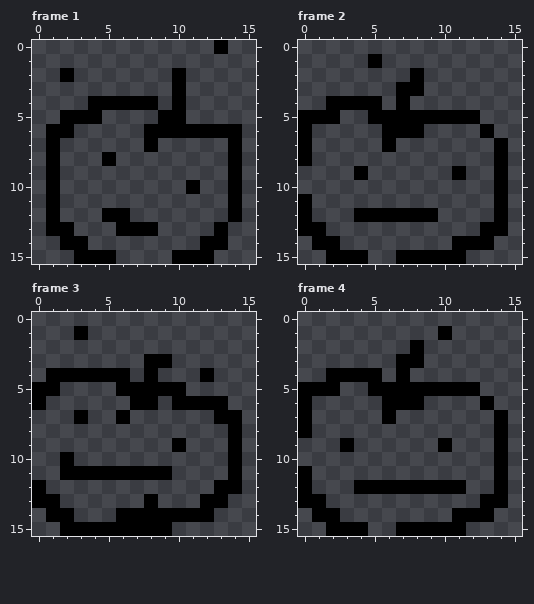
A pixel-art file gets an edit: assets/items/apple.aseprite. Above is the file before it was changed.
16x16 pixels, 4 frames. Shown: frame 1, frame 2, frame 3, frame 4.
The result:
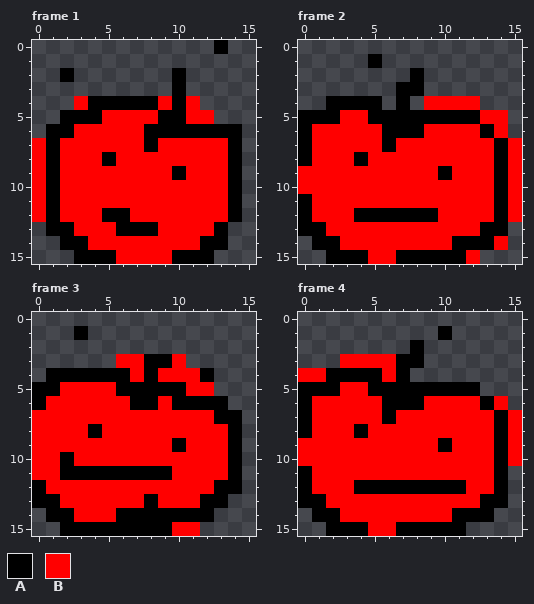
Palette (. is transparent): A #000000  B #ff0000
Change:
layer "bg" added
Frame 1, layers "Flattened", "bg":
y 4: x 3 . -> B; x 9 . -> B; x 11 . -> B
y 5: x 5..8 .... -> BBBB; x 11..12 .. -> BB
y 6: x 3..7 ..... -> BBBBB
y 7: x 0 . -> B; x 2..7 ...... -> BBBBBB; x 9..13 ..... -> BBBBB
y 8: x 0 . -> B; x 2..4 ... -> BBB; x 6..13 ........ -> BBBBBBBB
y 9: x 0 . -> B; x 2..13 ............ -> BBBBBBBBABBB
y 10: x 0 . -> B; x 2..13 .........A.. -> BBBBBBBBBBBB
y 11: x 0 . -> B; x 2..13 ............ -> BBBBBBBBBBBB
y 12: x 0 . -> B; x 2..4 ... -> BBB; x 7..13 ....... -> BBBBBBB
y 13: x 3..5 ... -> BBB; x 9..12 .... -> BBBB
y 14: x 4..11 ........ -> BBBBBBBB
y 15: x 6..9 .... -> BBBB
Frame 2, layers "Flattened", "bg":
y 4: x 9..12 .... -> BBBB
y 5: x 3..4 .. -> BB; x 13..14 .. -> BB
y 6: x 1..5 ..... -> BBBBB; x 9..12 .... -> BBBB; x 14 . -> B
y 7: x 1..5 ..... -> BBBBB; x 7..13 ....... -> BBBBBBB; x 15 . -> B
y 8: x 1..13 ............. -> BBBABBBBBBBBB; x 15 . -> B
y 9: x 0..13 ....A......A.. -> BBBBBBBBBBABBB; x 15 . -> B
y 10: x 0..13 .............. -> BBBBBBBBBBBBBB; x 15 . -> B
y 11: x 1..13 ............. -> BBBBBBBBBBBBB; x 15 . -> B
y 12: x 1..3 ... -> BBB; x 10..13 .... -> BBBB; x 15 . -> B
y 13: x 2..12 ........... -> BBBBBBBBBBB
y 14: x 3..10 ........ -> BBBBBBBB; x 14 . -> B
y 15: x 5..6 .. -> BB; x 12 . -> B
Frame 3, layers "Flattened", "bg":
y 3: x 6..7 .. -> BB; x 10 . -> B
y 4: x 7 . -> B; x 9..11 ... -> BBB
y 5: x 2..5 .... -> BBBB; x 11..12 .. -> BB
y 6: x 1..6 ...... -> BBBBBB; x 9 . -> B
y 7: x 0..12 ...A..A...... -> BBBBBBBBBBBBB
y 8: x 0..13 .............. -> BBBBABBBBBBBBB
y 9: x 0..9 .......... -> BBBBBBBBBB; x 11..13 ... -> BBB
y 10: x 0..1 .. -> BB; x 3..13 ........... -> BBBBBBBBBBB
y 11: x 0..1 .. -> BB; x 10..13 .... -> BBBB
y 12: x 1..12 ............ -> BBBBBBBBBBBB
y 13: x 2..7 ...... -> BBBBBB; x 9..11 ... -> BBB
y 14: x 3..5 ... -> BBB
y 15: x 10..11 .. -> BB
Frame 4, layers "Flattened", "bg":
y 3: x 3..6 .... -> BBBB
y 4: x 0..1 .. -> BB; x 6 . -> B
y 5: x 3..4 .. -> BB
y 6: x 1..5 ..... -> BBBBB; x 9..12 .... -> BBBB; x 14 . -> B
y 7: x 1..5 ..... -> BBBBB; x 7..13 ....... -> BBBBBBB; x 15 . -> B
y 8: x 1..13 ............. -> BBBABBBBBBBBB; x 15 . -> B
y 9: x 0..9 ...A...... -> BBBBBBBBBB; x 11..13 ... -> BBB; x 15 . -> B
y 10: x 0..13 .............. -> BBBBBBBBBBBBBB; x 15 . -> B
y 11: x 1..13 ............. -> BBBBBBBBBBBBB
y 12: x 1..3 ... -> BBB; x 12..13 .. -> BB
y 13: x 2..12 ........... -> BBBBBBBBBBB
y 14: x 3..10 ........ -> BBBBBBBB
y 15: x 5..6 .. -> BB
